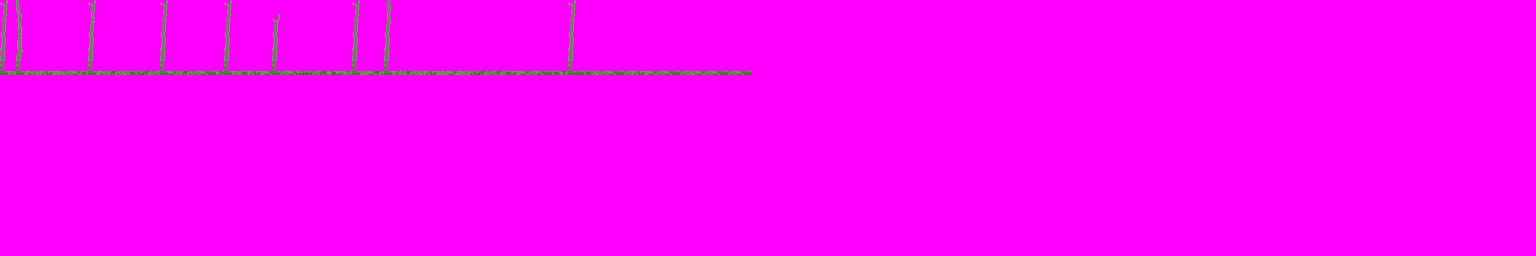
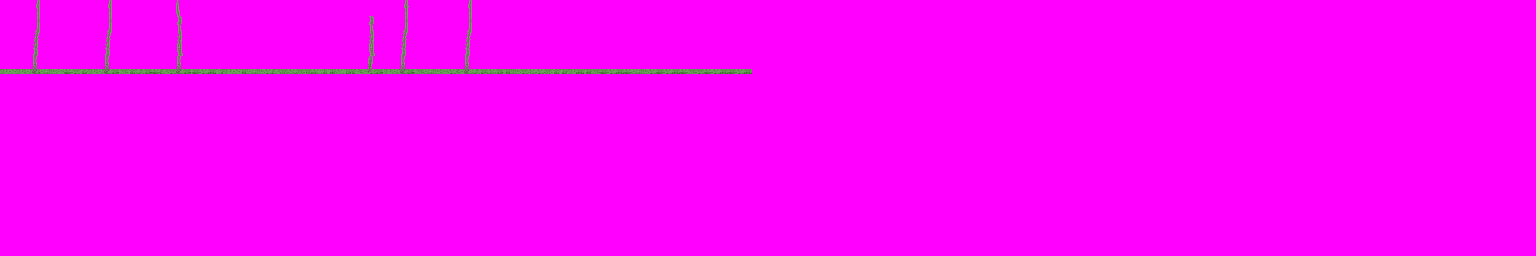
Comparing the layer stacks of the two 1536 × 256 images. Changes:
hid "forrest_4", painted on it over <box>0,0,752,75</box>
showed "forrest_5", painted on it over <box>0,0,752,74</box>
